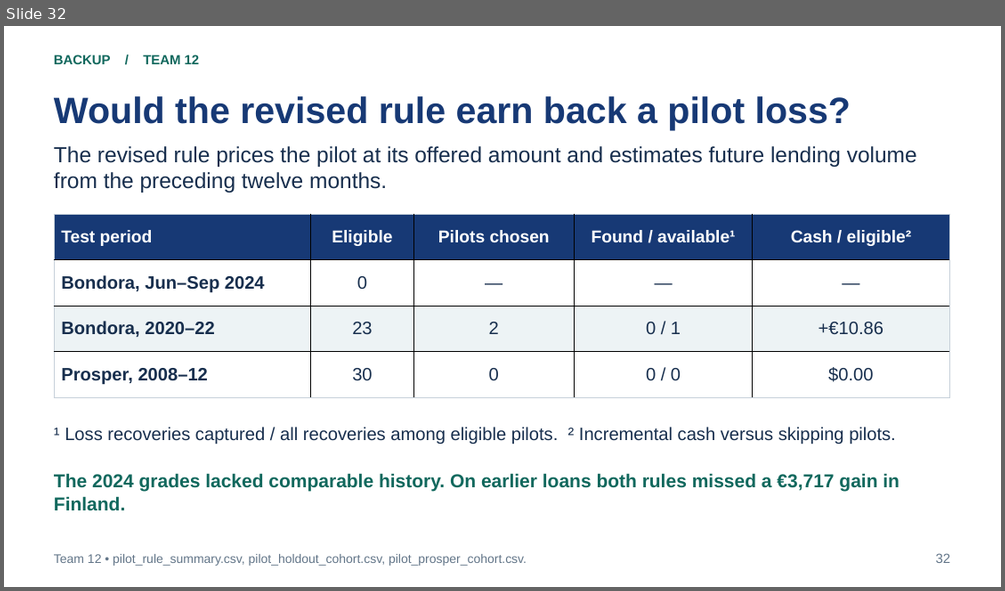
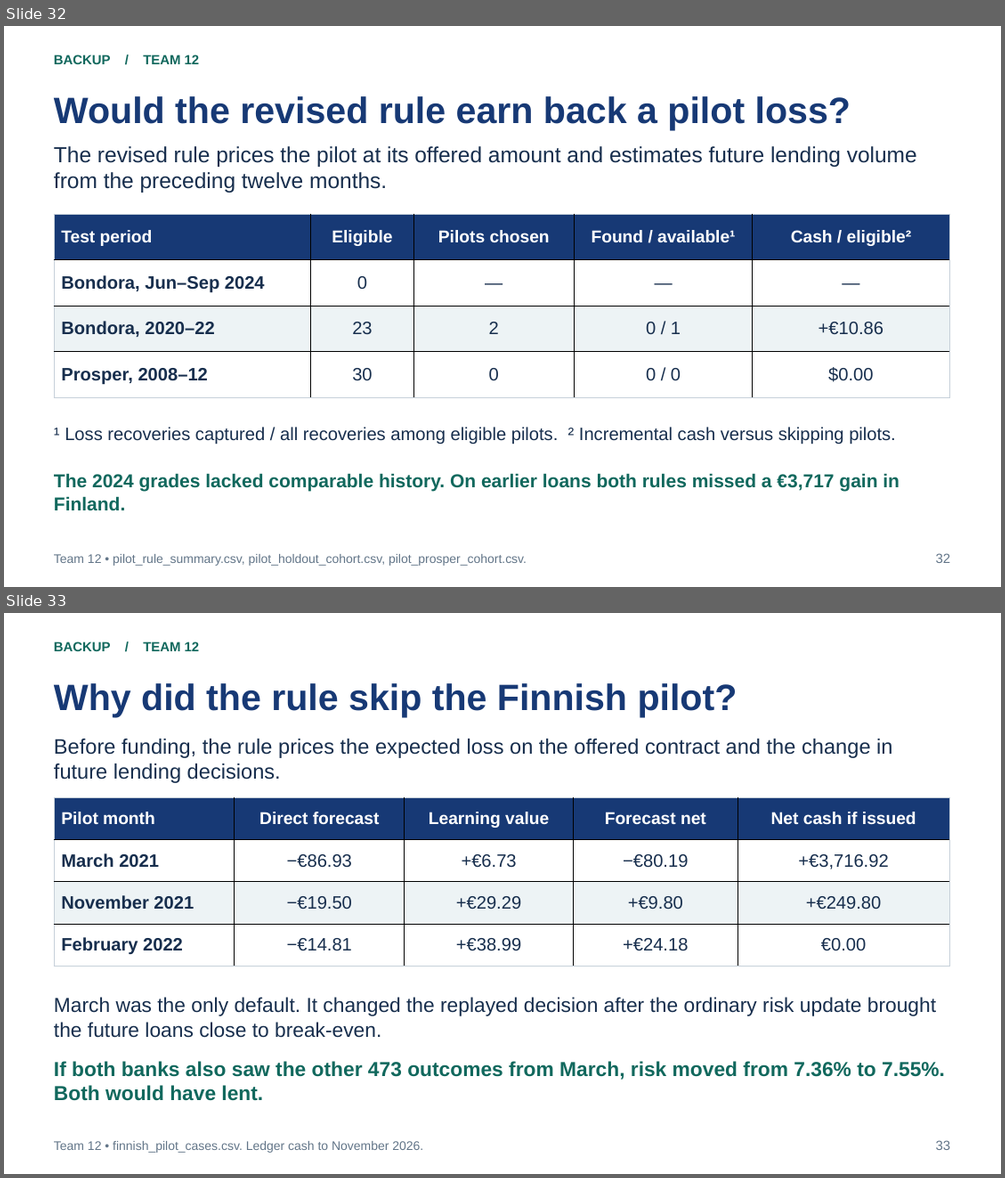
Before and after one commit to bigpurota/paper11, a slide deck: slides/paper11.pptx. Shown one above the other, each under a label of ours: slide 32 before the commit, slides 32 and 33 after it. The pictures are 1005x591 and 1005x1178 pixels, drawn with LibreOffice and Linux fonts; fonts in the diff are those of the drawing. Boxes give left, top, right and bottom in pixels: in the first picture for what was removed or moved away, otherwise in the second. Text is boxed around its words. In the diff, an @@ line names an element or a change of style, - is before the commit and + after.

Commit message:
Price one pilot outcome against shared information and test its lift over time

```diff
--- a/slides/paper11.pptx
+++ b/slides/paper11.pptx
@@ slide 33 added at [4, 613, 1001, 1174], background #FFFFFF @@
@@ text added at [54, 641, 200, 651], 12.8 pt, text #11685D, bold @@
+BACKUP / TEAM 12
@@ text added at [54, 683, 737, 717], 35.2 pt, text #173975, bold @@
+Why did the rule skip the Finnish pilot?
@@ text added at [54, 738, 892, 783], 20.2 pt, text #172E4D @@
+Before funding, the rule prices the expected loss on the offered contract and the change in future lending decisions.
@@ table added at [54, 798, 950, 966], 4 rows, 5 columns @@
+Pilot month | Direct forecast | Learning value | Forecast net | Net cash if issued
+March 2021 | −€86.93 | +€6.73 | −€80.19 | +€3,716.92
+November 2021 | −€19.50 | +€29.29 | +€9.80 | +€249.80
+February 2022 | −€14.81 | +€38.99 | +€24.18 | €0.00
@@ text added at [54, 997, 936, 1038], 19.5 pt, text #172E4D @@
+March was the only default. It changed the replayed decision after the ordinary risk update brought the future loans close to break-even.
@@ text added at [54, 1061, 945, 1101], 19.5 pt, text #11685D, bold @@
+If both banks also saw the other 473 outcomes from March, risk moved from 7.36% to 7.55%. Both would have lent.
@@ text added at [54, 1141, 423, 1152], 12 pt, text #627588 @@
+Team 12 • finnish_pilot_cases.csv. Ledger cash to November 2026.
@@ text added at [936, 1140, 951, 1150], 12.8 pt, text #627588 @@
+33
```
Also in this commit, not shown: 1 other slide added, 33 other files.
